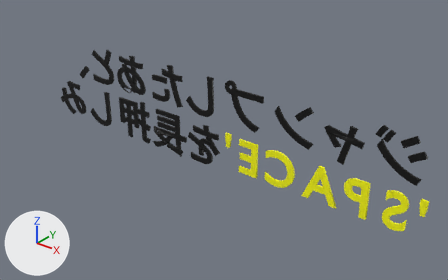
The OBJ model DirectXGame/Resources/paratext2/paratext2.obj, before and after one commit.
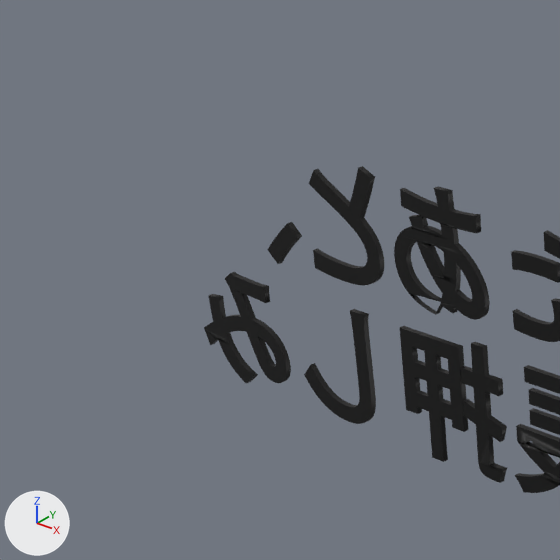
Each version is shown whole from a 50 mm camera at (2.84, -8.74, 4.97) aimed at (-4.5, 0.44, -0.72), then close up on the part from 0% to 37% of the width and 0% to 59% of the height. The lights are fixed; the arrows at lower left show +X, +Y and +Z. The last two pictures show the newer version. Where no turn or scale is listed for an object, it has been applied to the vertices. Vertices at exactly the same position are counted once.

Names of what the first close-up shows: 'Text.005', 'Text.006', 'Text.007', 'Text.008', 'Text.017', 'Text.018', 'Text.019', 'Text.020'.
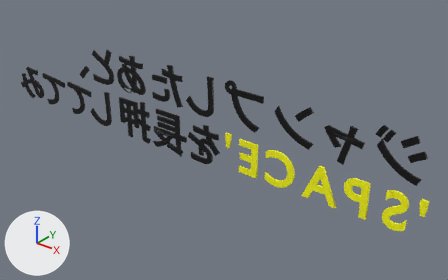
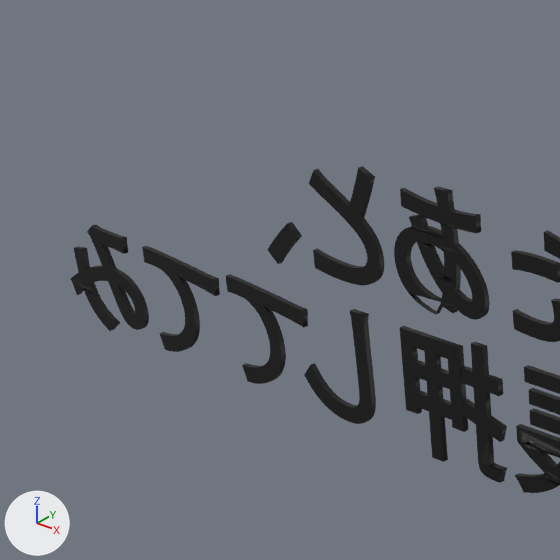
Edits to the scene script, one JSON object a line:
```json
{"op": "add", "block": "mat_material_003", "code": ["mat_material_003 = principled_material('Material.003')", "mat_material_003.texture = img_paratext3uvcolor_png"]}
{"block": "me_text_020", "where": "# used by ob_text_020; location = (0.0, 0.0, 0.0)"}
{"op": "remove", "block": "me_text_020", "code": "me_text_020.from_pydata(...)  # 610 vertices, 1242 faces; spans x -9.356..-8.436, y -0.02..0.02, z -1.17..-0.312"}
{"op": "add", "block": "me_text_020", "code": "me_text_020.from_pydata(...)  # 610 vertices, 1242 faces; spans x -11.009..-10.088, y -0.02..0.02, z -1.17..-0.312"}
{"block": "me_text_020", "change": "me_text_020 part 1: the whole mesh is moved by (-1.653, 0.0, 0.0)"}
{"op": "add", "block": "me_text_022", "code": ["me_text_022 = bpy.data.meshes.new('Text.022')", "me_text_022.from_pydata(...)  # 222 vertices, 448 faces; spans x -9.02..-8.181, y -0.02..0.02, z -1.147..-0.346", "me_text_022.materials.append(mat_material_003)  # picture img_paratext3uvcolor_png"]}
{"op": "add", "block": "me_text_021", "code": ["me_text_021 = bpy.data.meshes.new('Text.021')", "me_text_021.from_pydata(...)  # 222 vertices, 448 faces; spans x -9.997..-9.158, y -0.02..0.02, z -1.147..-0.346", "me_text_021.materials.append(mat_material_001)  # picture img_paratext3uvcolor_png"]}
{"op": "add", "block": "ob_text_022", "code": ["ob_text_022 = bpy.data.objects.new('Text.022', me_text_022)", "ob_text_022.location = (0.0, 0.0, 0.0)"]}
{"op": "add", "block": "ob_text_021", "code": ["ob_text_021 = bpy.data.objects.new('Text.021', me_text_021)", "ob_text_021.location = (0.0, 0.0, 0.0)"]}
```

Where the change shows, as pixel boxes [x1, y1, x2, y2] in the close-ups (560 x 560 px):
```json
{"object": "Text.020", "change": "moved", "before": [204, 272, 291, 384], "after": [71, 225, 149, 331]}
{"object": "Text.022", "change": "added", "after": [226, 274, 308, 384]}
{"object": "Text.021", "change": "added", "after": [142, 246, 220, 352]}
```
